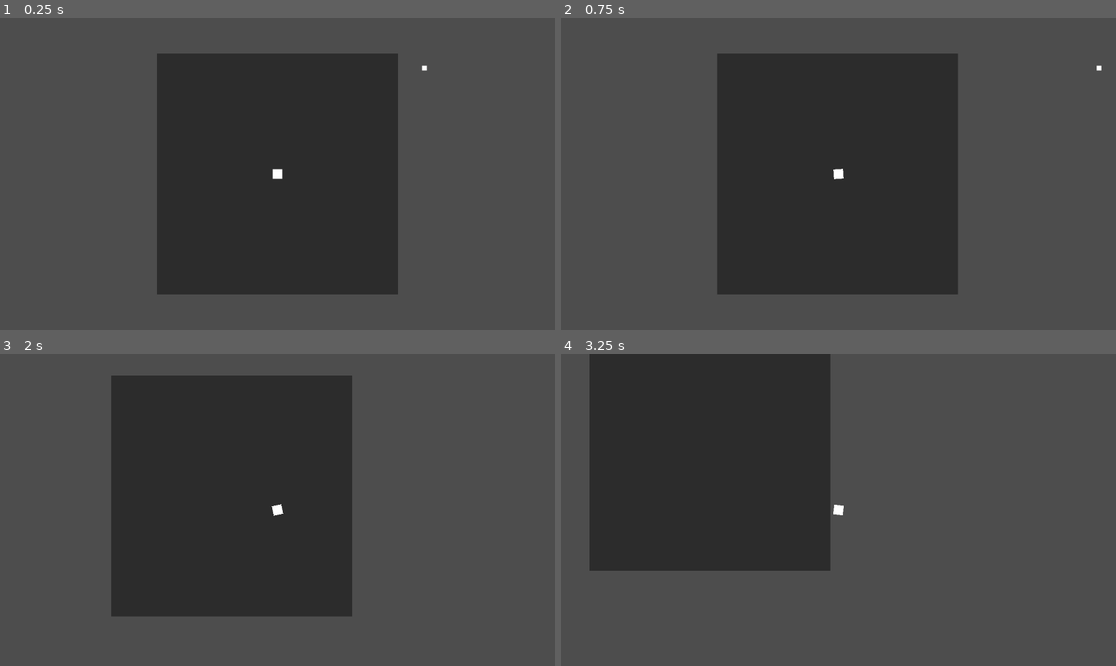
Above: before the commit, frames 1-4 (two rows, left to right).
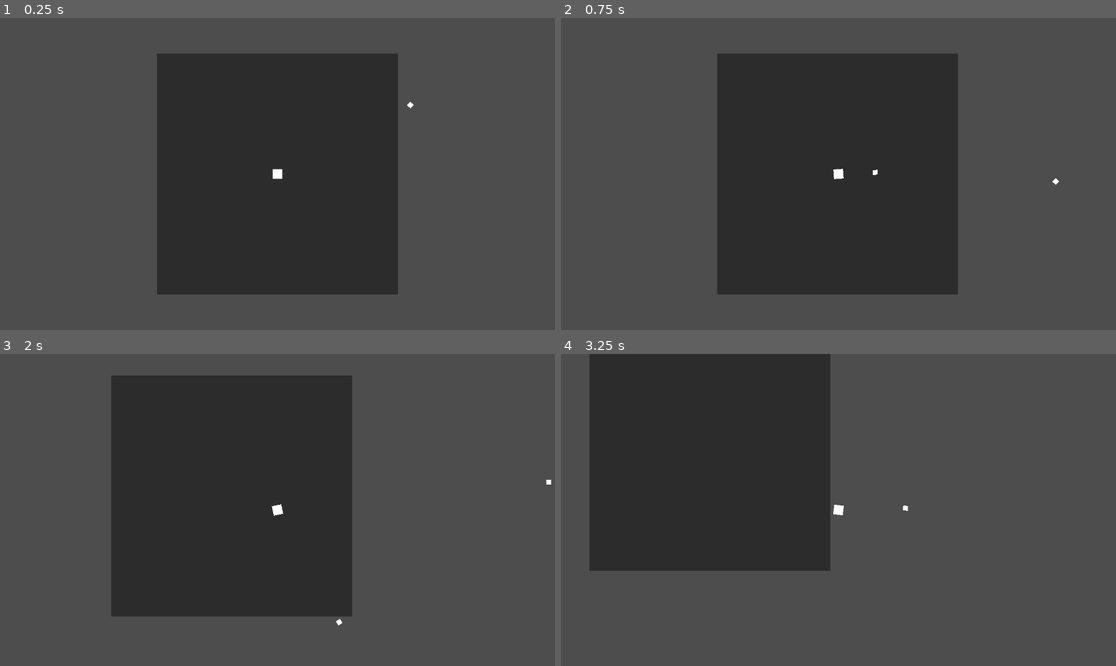
Above: after the commit, the same moments.

Repository: AWizardNamedGandalf/BreakThrough
Game: Godot game, scene res://World/world.tscn
Two runs of this game, one before a commit and one after it. Both use one fixed random seed, a clock stepped at 60 frames per second and the inputs below.
Inputs (mouse positions are in pixels of both pictures, inside the frame that each line leads up to):
- Up to frame 1 (0.25 s): no input
- Up to frame 2 (0.75 s): move the mouse to (960, 158) at 0.52 s; hold D (right) from 0.53 s (still down); click (960, 158) at 0.6 s
- Up to frame 3 (2 s): move the mouse to (166, 525) at 1.27 s; release D (right) at 1.28 s; hold S (down) from 1.28 s (still down); click (166, 525) at 1.35 s
- Up to frame 4 (3.25 s): move the mouse to (894, 441) at 2.02 s; release S (down) at 2.03 s; hold D (right) 2.03-2.78 s; click (894, 441) at 2.1 s; move the mouse to (810, 572) at 2.77 s; hold W (up) from 2.78 s (still down); click (810, 572) at 2.85 s

The runs differ from the first frame. In frame 1, less than 0.1% of the frame differs, in the area x 73-77%, y 15-29%; in frame 2, less than 0.1%, in the area x 56-98%, y 15-54%; in frame 3, less than 0.1%; in frame 4, less than 0.1%.

Commit message:
Shooting Works

Diff:
--- a/break-through/Projectiles/player_projectile.gd
+++ b/break-through/Projectiles/player_projectile.gd
@@ -1,6 +1,6 @@
 extends RigidBody2D
-var impulse = Vector2(100,0)
 
 func _ready() -> void:
-	apply_central_impulse(impulse)
-	print("I'm Alive!!")
+	var impulse_strength = 100
+	var angle = rotation
+	apply_central_impulse(Vector2(cos(angle), sin(angle)) * impulse_strength)
--- a/break-through/Projectiles/player_projectile.tscn
+++ b/break-through/Projectiles/player_projectile.tscn
@@ -7,6 +7,7 @@
 size = Vector2(1, 1)
 
 [node name="PlayerProjectile" type="RigidBody2D"]
+gravity_scale = 0.0
 script = ExtResource("1_0lbxa")
 
 [node name="CollisionShape2D" type="CollisionShape2D" parent="."]
--- a/break-through/World/Player/player.gd
+++ b/break-through/World/Player/player.gd
@@ -2,6 +2,8 @@
 
 @export var thrust_force: float = 500
 @export var turn_speed: float = 5
+@export var Bullet : PackedScene
+@onready var gun: Node2D = $Gun
 
 func _integrate_forces(state: PhysicsDirectBodyState2D) -> void:
 	var direction = Vector2.ZERO
@@ -26,6 +28,15 @@
 		direction.y -= 1
 	if Input.is_action_pressed("down"):
 		direction.y += 1
+	if Input.is_action_just_pressed("shoot"):
+		shoot()
 
 	state.apply_force(direction * thrust_force)
 	state.angular_velocity = angle_diff * turn_speed
+	print(gun.global_rotation)
+
+func shoot():
+	var b = Bullet.instantiate()
+	b.rotation = gun.global_rotation
+	owner.add_child(b)
+	b.transform = gun.global_transform
--- a/break-through/World/Player/player.tscn
+++ b/break-through/World/Player/player.tscn
@@ -1,15 +1,16 @@
-[gd_scene load_steps=4 format=3 uid="uid://c8xb6s7xev1n3"]
+[gd_scene load_steps=5 format=3 uid="uid://c8xb6s7xev1n3"]
 
 [ext_resource type="Script" uid="uid://d0gxajsuiflqj" path="res://World/Player/player.gd" id="1_4ntmi"]
 [ext_resource type="Texture2D" uid="uid://7n3jkgqsjr5n" path="res://Materials/Square.png" id="1_l8h54"]
+[ext_resource type="PackedScene" uid="uid://di2jwx5ajyhvs" path="res://Projectiles/player_projectile.tscn" id="2_6ry63"]
 
 [sub_resource type="RectangleShape2D" id="RectangleShape2D_l8h54"]
 size = Vector2(1, 1)
 
 [node name="Player" type="RigidBody2D"]
 script = ExtResource("1_4ntmi")
-
 thrust_force = 25.0
+Bullet = ExtResource("2_6ry63")
 
 [node name="CollisionShape2D" type="CollisionShape2D" parent="."]
 shape = SubResource("RectangleShape2D_l8h54")
@@ -21,3 +22,6 @@
 
 [node name="Camera2D" type="Camera2D" parent="."]
 zoom = Vector2(5, 5)
+
+[node name="Gun" type="Node2D" parent="."]
+position = Vector2(4, 0)
--- a/break-through/World/world.tscn
+++ b/break-through/World/world.tscn
@@ -17,4 +17,4 @@
 
 [node name="PlayerProjectile" parent="." instance=ExtResource("3_j8job")]
 position = Vector2(38, -44)
-gravity_scale = 0.0
+rotation = 0.7302421
